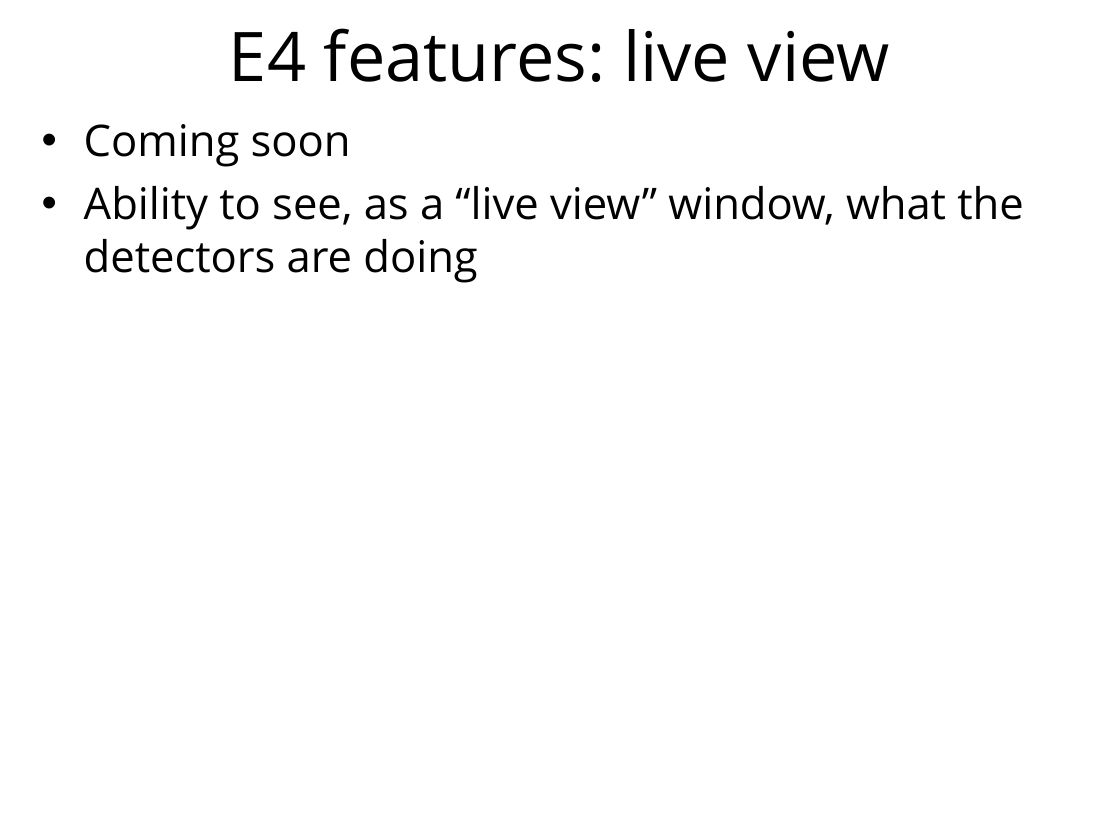
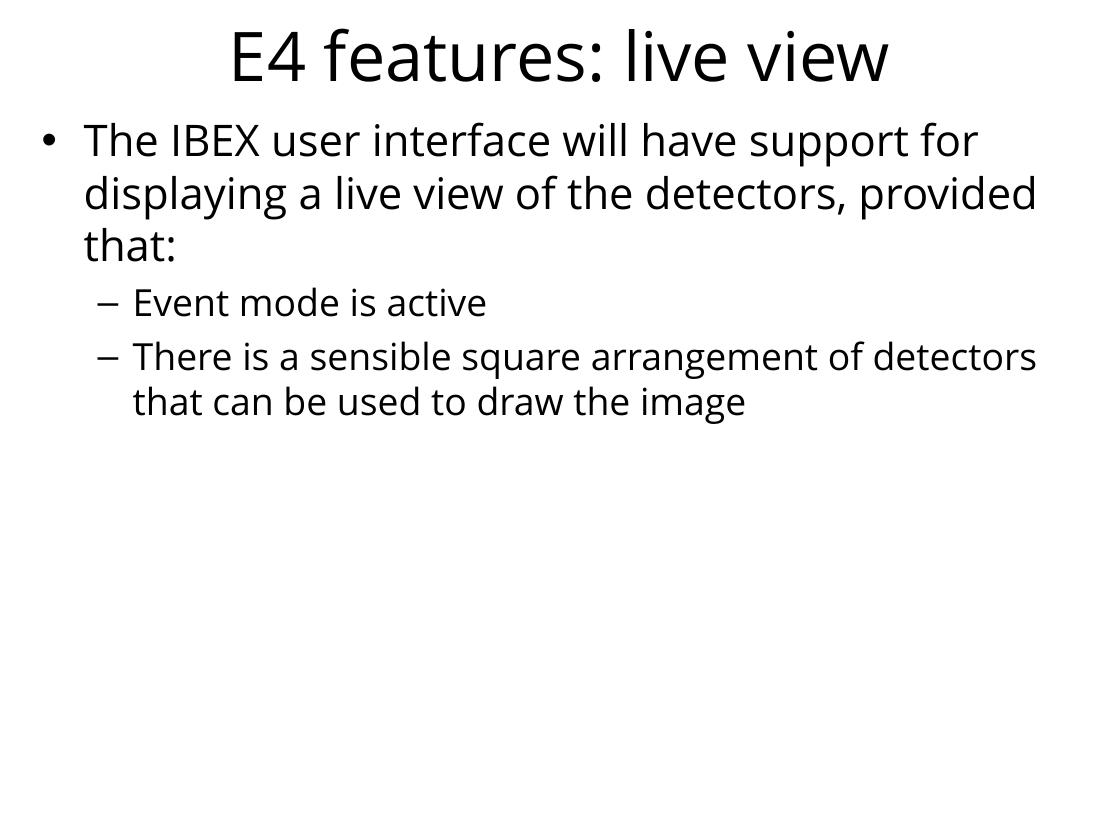
Before and after one commit to ISISComputingGroup/ibex_user_manual, a slide deck: slide 11 of eclipse_4_changes.ppt. Drawn at 1120x840 pixels with LibreOffice and Linux fonts; fonts in the diff are those of the drawing; background and template pictures are left out. Boxes give left, top, right and bottom in pixels: in the first picture for what was removed or moved away, otherwise in the second. Text is boxed around its words. In the diff, an @@ line names an element or a change of style, - is before the commit and + after.

```diff
--- a/eclipse_4_changes.ppt
+++ b/eclipse_4_changes.ppt
@@ text at box(84, 122, 1038, 424): text changed; size 28 to 24 pt @@
-• Coming soon
-• Ability to see, as a “live view” window, what the detectors are doing
+• The IBEX user interface will have support for displaying a live view of the detectors, provided that:
+  – Event mode is active
+  – There is a sensible square arrangement of detectors that can be used to draw the image
```
Also in this commit, not shown: 4 other slides changed.
